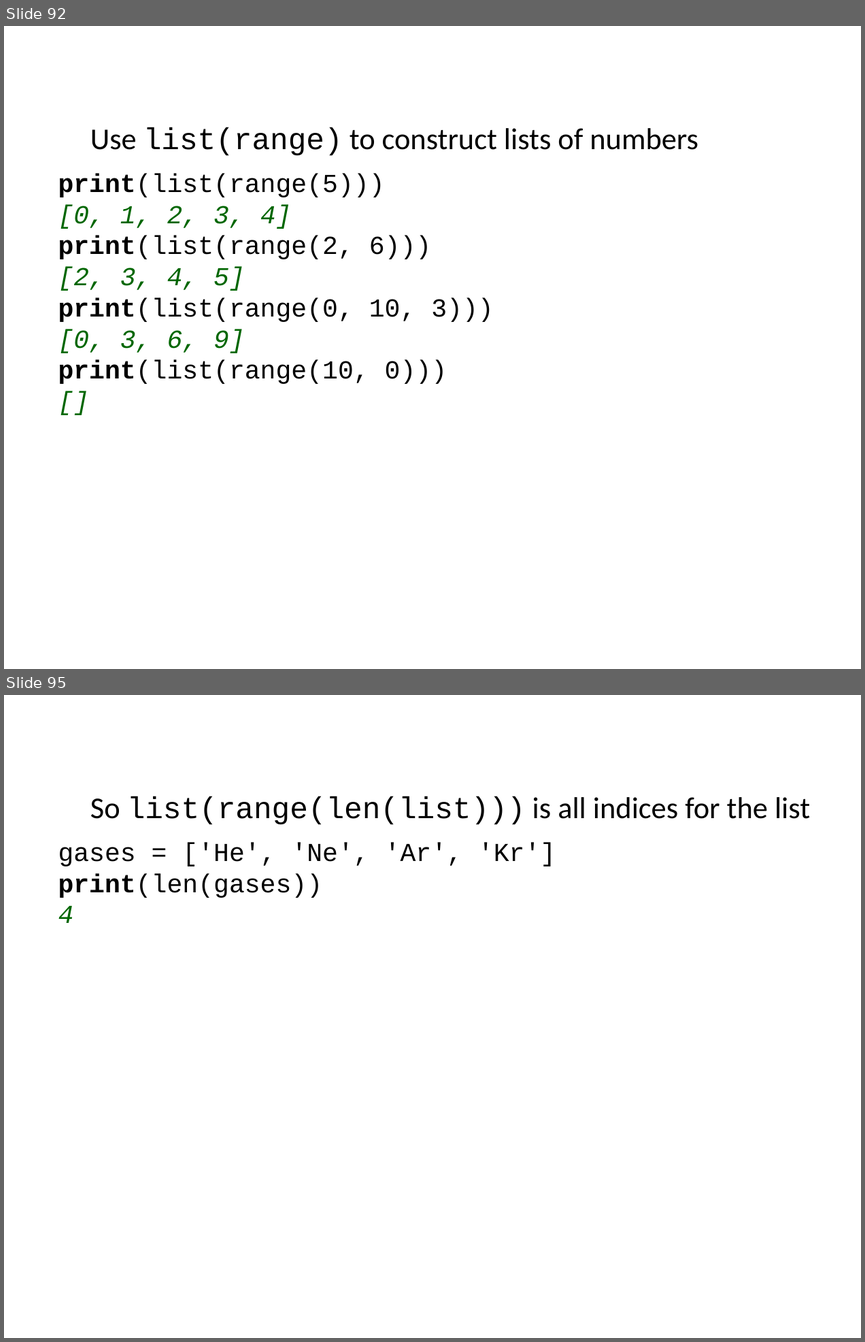
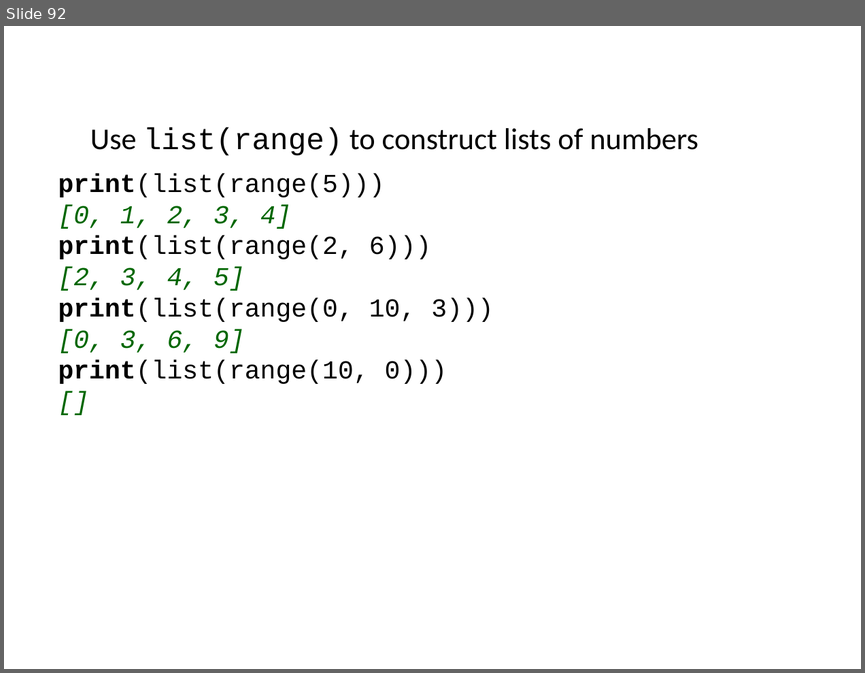
Before and after one commit to ncasuk/ncas-isc, a slide deck: python/presentations/learning_python/07_lists.pptx. Shown one above the other, each under a label of ours: slides 92 and 95 before the commit, slide 92 after it; the slides between them are not shown. The pictures are 865x1342 and 865x673 pixels, drawn with LibreOffice and Linux fonts; fonts in the diff are those of the drawing; background and template pictures are left out. Boxes give left, top, right and bottom in pixels: in the first picture for what was removed or moved away, otherwise in the second. Text is boxed around its words. In the diff, an @@ line names an element or a change of style, - is before the commit and + after.

```diff
--- a/python/presentations/learning_python/07_lists.pptx
+++ b/python/presentations/learning_python/07_lists.pptx
@@ slide 95 removed at [4,695,861,1338], background picture (left out) @@
@@ text removed at [90,797,810,825] @@
-So list(range(len(list))) is all indices for the list
@@ text removed at [58,843,555,923] @@
-gases = ['He', 'Ne', 'Ar', 'Kr']
-print(len(gases))
-4
```
Also in this commit, not shown: 1 slide changed, 5 slides added, 5 other slides removed, 1 other file.
